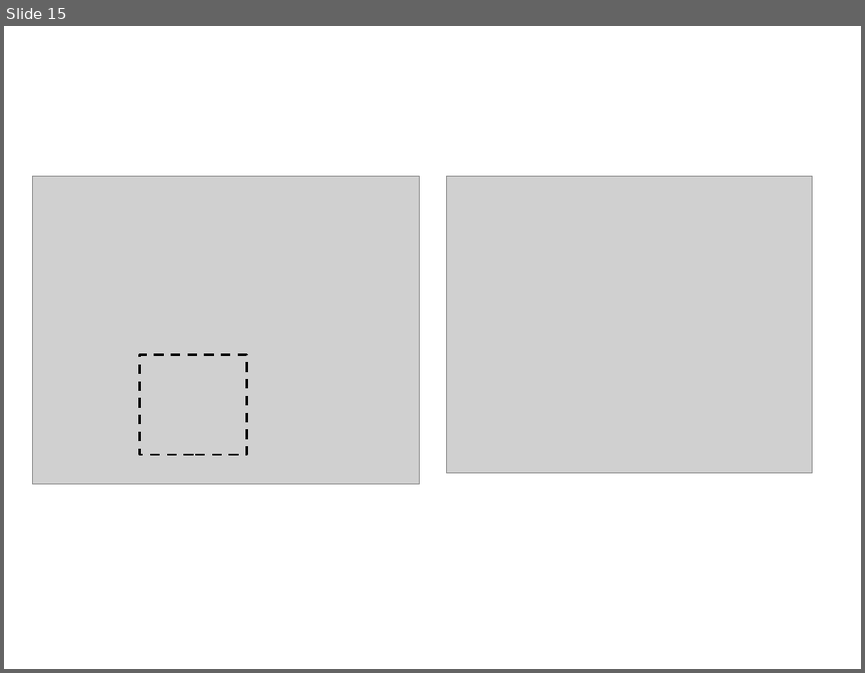
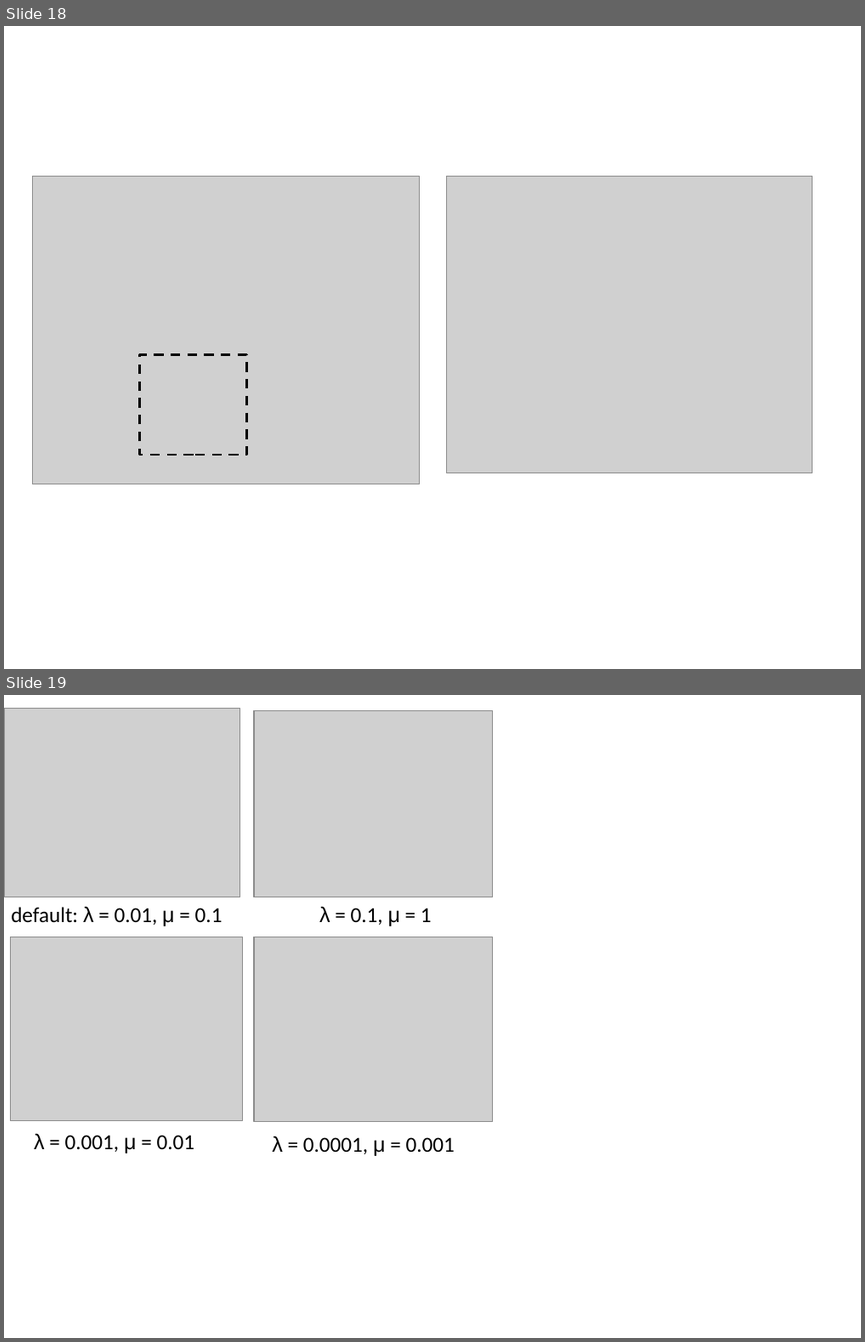
Before and after one commit to auranic/Elastic-principal-graphs, a slide deck: FiguresWiki/Examples.pptx. Shown one above the other, each under a label of ours: slide 15 before the commit, slides 18 and 19 after it. The pictures are 865x673 and 865x1342 pixels, drawn with LibreOffice and Linux fonts; fonts in the diff are those of the drawing; grey boxes stand for pictures. Boxes give left, top, right and bottom in pixels: in the first picture for what was removed or moved away, otherwise in the second. Text is boxed around its words. In the diff, an @@ line names an element or a change of style, - is before the commit and + after.

```diff
--- a/FiguresWiki/Examples.pptx
+++ b/FiguresWiki/Examples.pptx
@@ slide 19 added at <box>4,695,861,1338</box>, background #FFFFFF @@
@@ picture added at <box>5,709,239,897</box> @@
@@ picture added at <box>254,710,494,897</box> @@
@@ text added at <box>11,906,222,926</box>, 18 pt, text #000000 @@
+default: λ = 0.01, μ = 0.1
@@ text added at <box>319,906,432,926</box>, 18 pt, text #000000 @@
+λ = 0.1, μ = 1
@@ picture added at <box>10,936,242,1120</box> @@
@@ picture added at <box>254,936,494,1122</box> @@
@@ text added at <box>34,1133,195,1153</box>, 18 pt, text #000000 @@
+λ = 0.001, μ = 0.01
@@ text added at <box>272,1135,454,1156</box>, 18 pt, text #000000 @@
+λ = 0.0001, μ = 0.001
@@ what was slide 15 is now slide 18 @@
```
Also in this commit, not shown: 4 other slides added, 10 other files.
